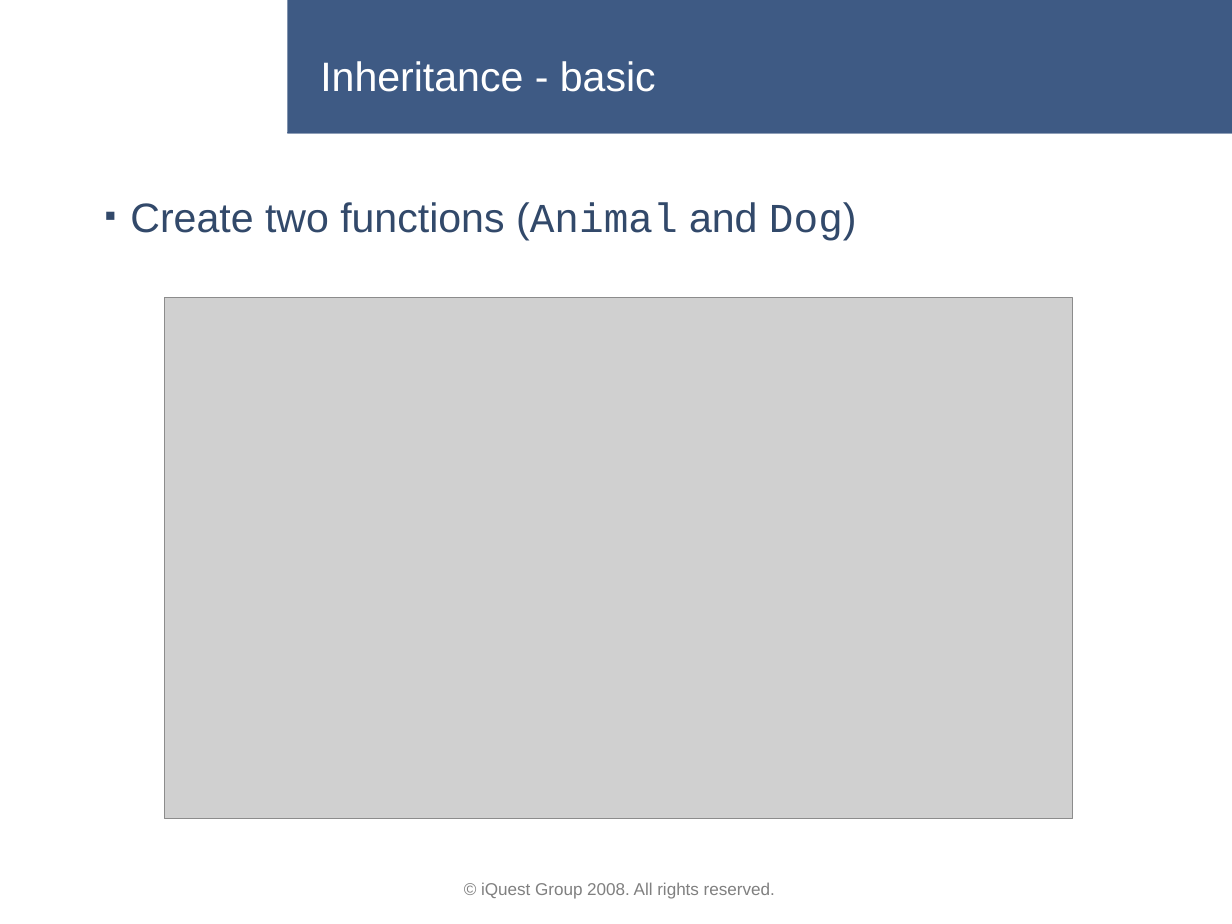
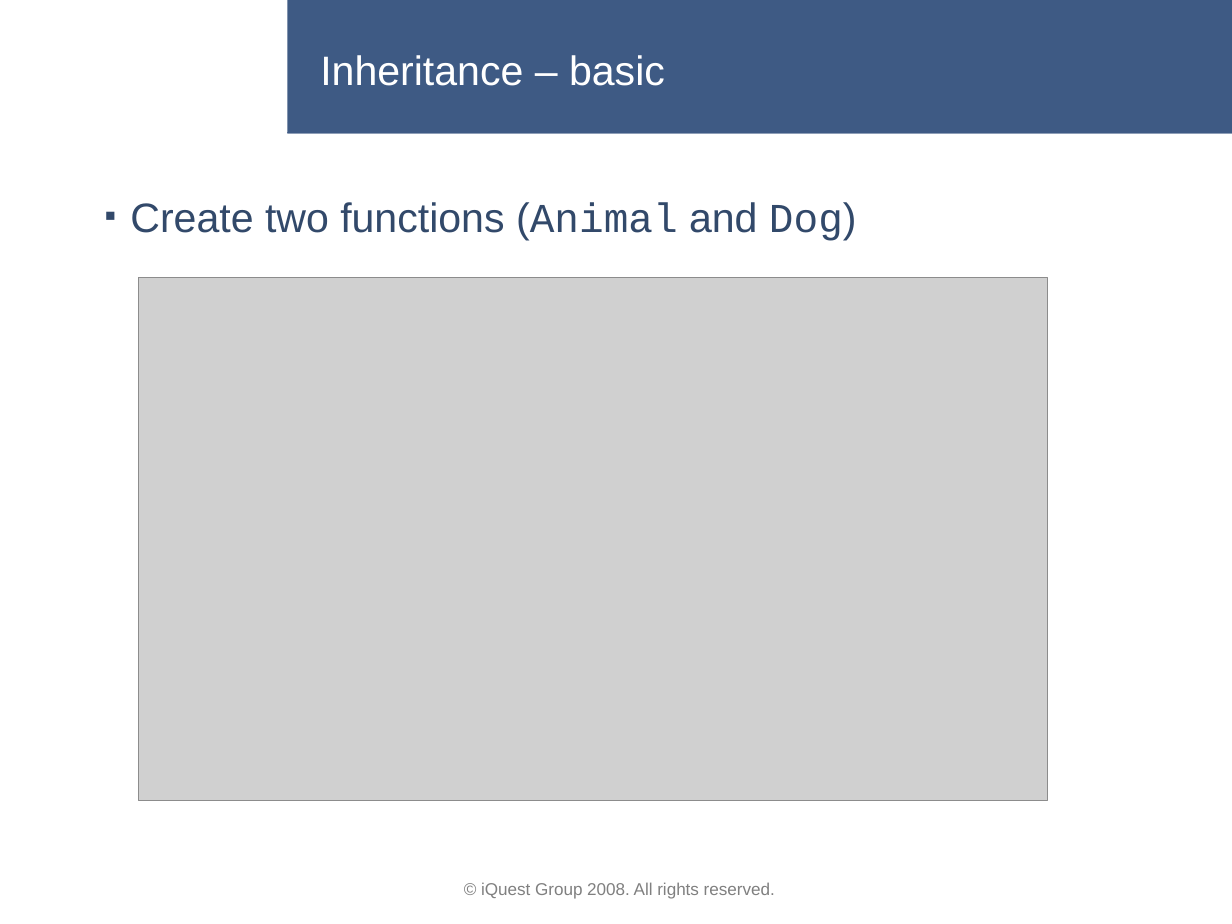
Before and after one commit to lastunicorn/BioCalcJs, a slide deck: slide 8 of doc/BioCalc Presentation.pptx. Drawn at 1232x924 pixels with LibreOffice and Linux fonts; fonts in the diff are those of the drawing; grey boxes stand for pictures; background and template pictures are left out. Boxes give left, top, right and bottom in pixels: in the first picture for what was removed or moved away, otherwise in the second. Text is boxed around its words. In the diff, an @@ line names an element or a change of style, - is before the commit and + after.

```diff
--- a/doc/BioCalc Presentation.pptx
+++ b/doc/BioCalc Presentation.pptx
@@ title at [320,55,665,86]: text changed @@
-Inheritance - basic
+Inheritance – basic
@@ picture: place and size @@
-picture at [164,298,1073,819]
+picture at [138,277,1047,801]
```
Also in this commit, not shown: 15 other slides changed, 9 slides added, 2 other files.
